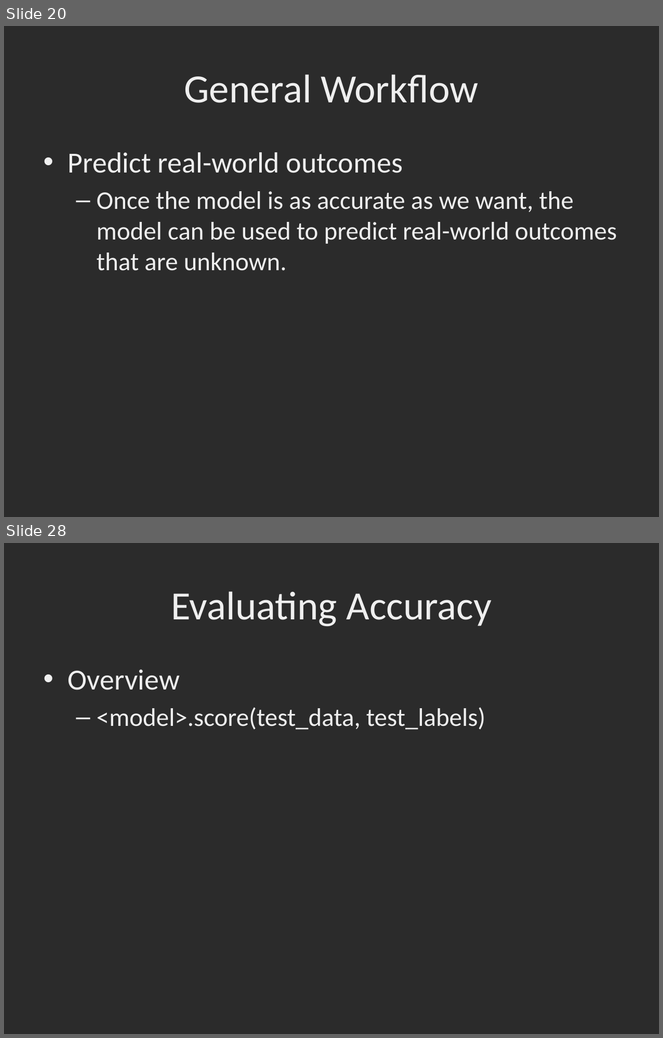
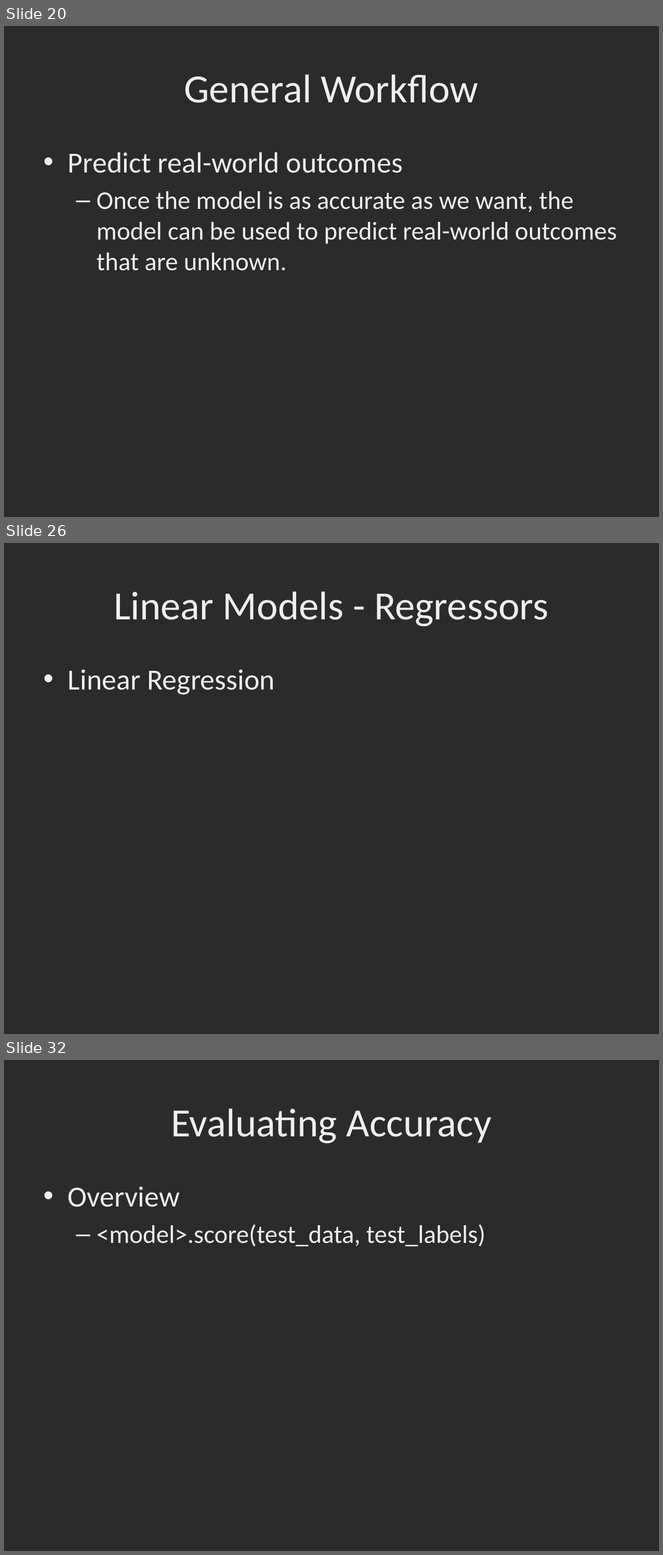
Before and after one commit to dbowmans46/PracticalProgramming, a slide deck: Session 7 - Python/Instructional Material/Session 7 - Python Brief Intro to Machine Learning with Scikit Learn.pptx. Shown one above the other, each under a label of ours: slides 20 and 28 before the commit, slides 20, 26 and 32 after it; the slides between them are not shown. The pictures are 663x1038 and 663x1555 pixels, drawn with LibreOffice and Linux fonts; fonts in the diff are those of the drawing; background and template pictures are left out; a plain dark background stands for a picture behind light text. Boxes give left, top, right and bottom in pixels: in the first picture for what was removed or moved away, otherwise in the second. Text is boxed around its words. In the diff, an @@ line names an element or a change of style, - is before the commit and + after.

Commit message:
Added descriptions for some model types.

```diff
--- a/Session 7 - Python/Instructional Material/Session 7 - Python Brief Intro to Machine Learning with Scikit Learn.pptx
+++ b/Session 7 - Python/Instructional Material/Session 7 - Python Brief Intro to Machine Learning with Scikit Learn.pptx
@@ slide 26 added at (4,543,659,1034), background picture (left out) @@
@@ title added at (114,591,549,627), 44 pt, text #EFEFEF @@
+Linear Models - Regressors
@@ text added at (68,669,275,695), 32 pt, text #EFEFEF @@
+• Linear Regression
@@ what was slide 28 is now slide 32 @@
```
Also in this commit, not shown: 8 slides changed, 4 other slides added.
